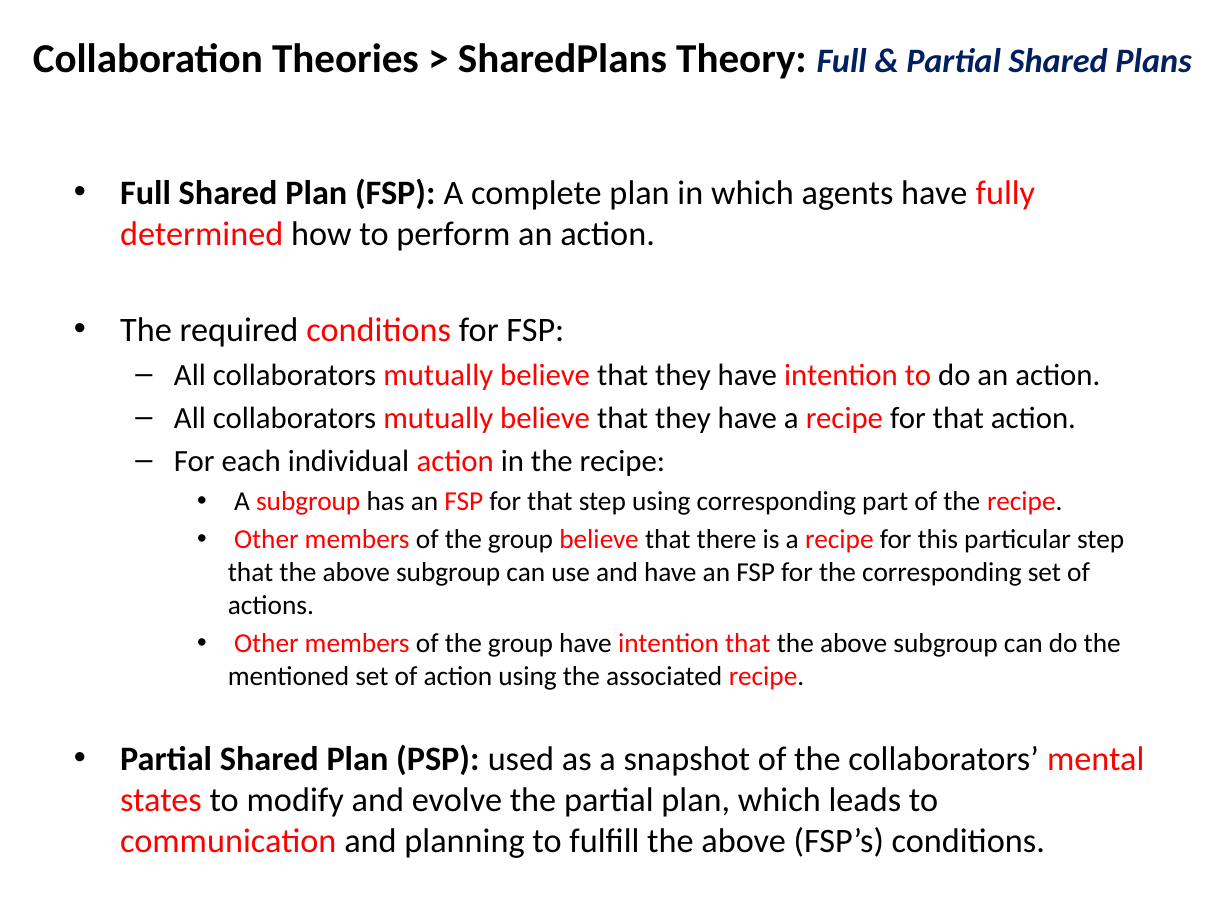
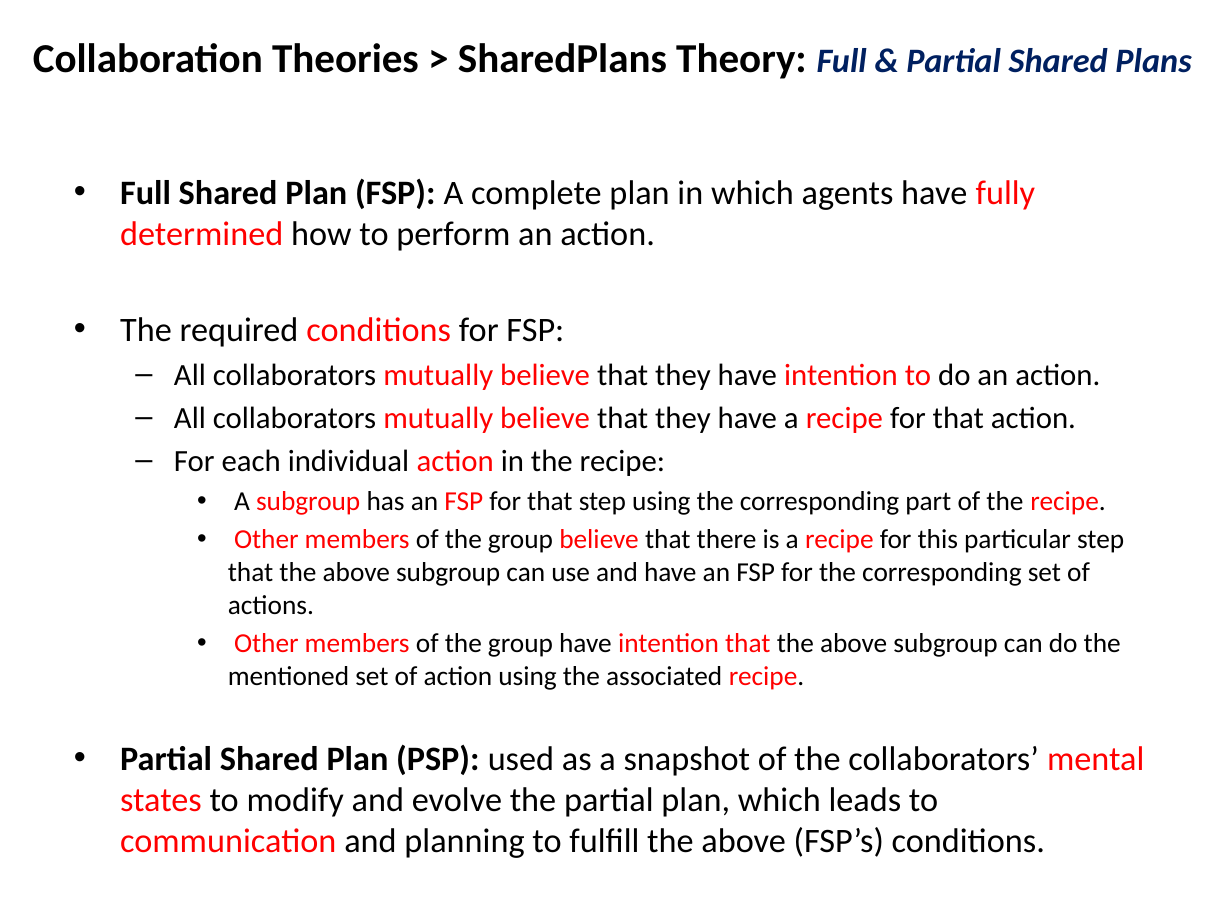
Before and after one commit to mshayganfar/CompExam1, a slide deck: slide 5 of presentation/PhD-comprehensive-exam-2.pptx. Drawn at 1232x924 pixels with LibreOffice and Linux fonts; fonts in the diff are those of the drawing. Boxes give left, top, right and bottom in pixels: in the first picture for what was removed or moved away, otherwise in the second. Text is boxed around its words. In the diff, an @@ line names an element or a change of style, - is before the commit and + after.

```diff
--- a/presentation/PhD-comprehensive-exam-2.pptx
+++ b/presentation/PhD-comprehensive-exam-2.pptx
@@ text at box(234, 491, 1105, 515): text changed @@
-    • A subgroup has an FSP for that step using corresponding part of the recipe.
+    • A subgroup has an FSP for that step using the corresponding part of the recipe.
```
Also in this commit, not shown: 6 other slides changed.
